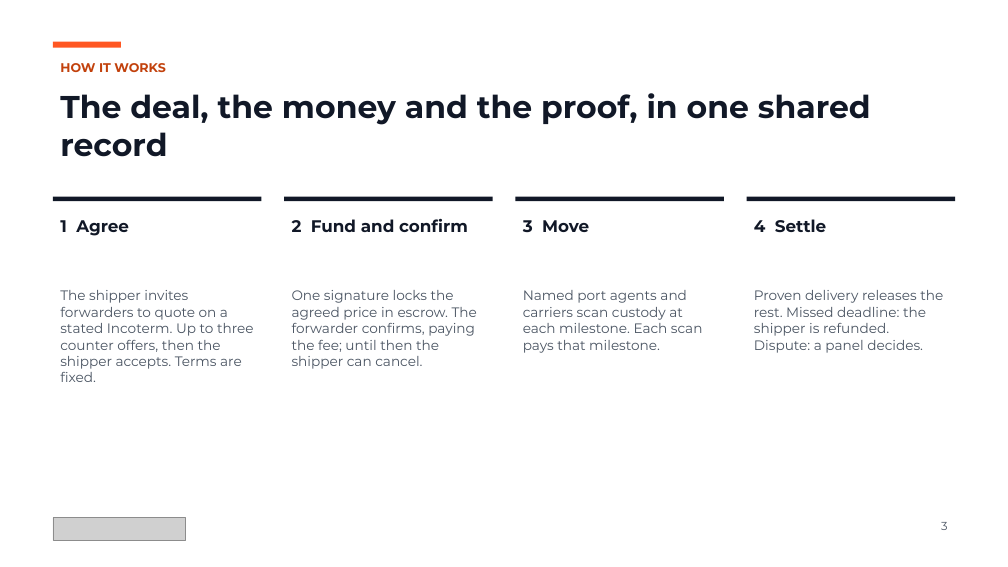
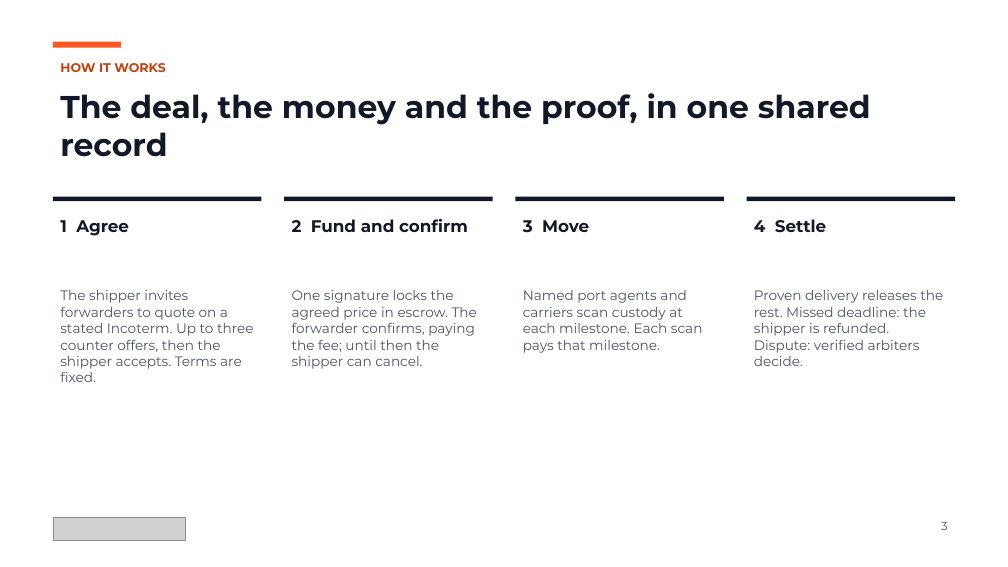
Before and after one commit to shanepreater/gajufreight, a slide deck: slide 3 of docs/pitch/gajufreight-pitch-deck.pptx. Drawn at 1008x567 pixels with LibreOffice and Linux fonts; fonts in the diff are those of the drawing; grey boxes stand for pictures. Boxes give left, top, right and bottom in pixels: in the first picture for what was removed or moved away, otherwise in the second. Text is boxed around its words. In the diff, an @@ line names an element or a change of style, - is before the commit and + after.

Commit message:
docs(ux): extra charges, Incoterms and fair arbitration in the UX
Screens and journeys follow ADR 0020 and ADR 0022. Shippers pick an
Incoterm and a panel of verified arbiters; forwarders can swap one
arbiter or decline over the panel, and quote event milestones. The
forwarder proposes extra charges with evidence and the shipper
accepts (paid straight through, no fee) or declines. Disputes are
raised with a deposit; the consignee reports through the delivery
company, which flags it, and never pays or signs; arbiters see their
fee, paid whichever way they vote. Admin settings gain the arbiter
fee, the flag window and verified roles; the deck follows.

```diff
--- a/docs/pitch/gajufreight-pitch-deck.pptx
+++ b/docs/pitch/gajufreight-pitch-deck.pptx
@@ text at box(754, 290, 943, 366): text changed @@
-Proven delivery releases the rest. Missed deadline: the shipper is refunded. Dispute: a panel decides.
+Proven delivery releases the rest. Missed deadline: the shipper is refunded. Dispute: verified arbiters decide.
```
Also in this commit, not shown: 1 other slide changed, 21 other files.
